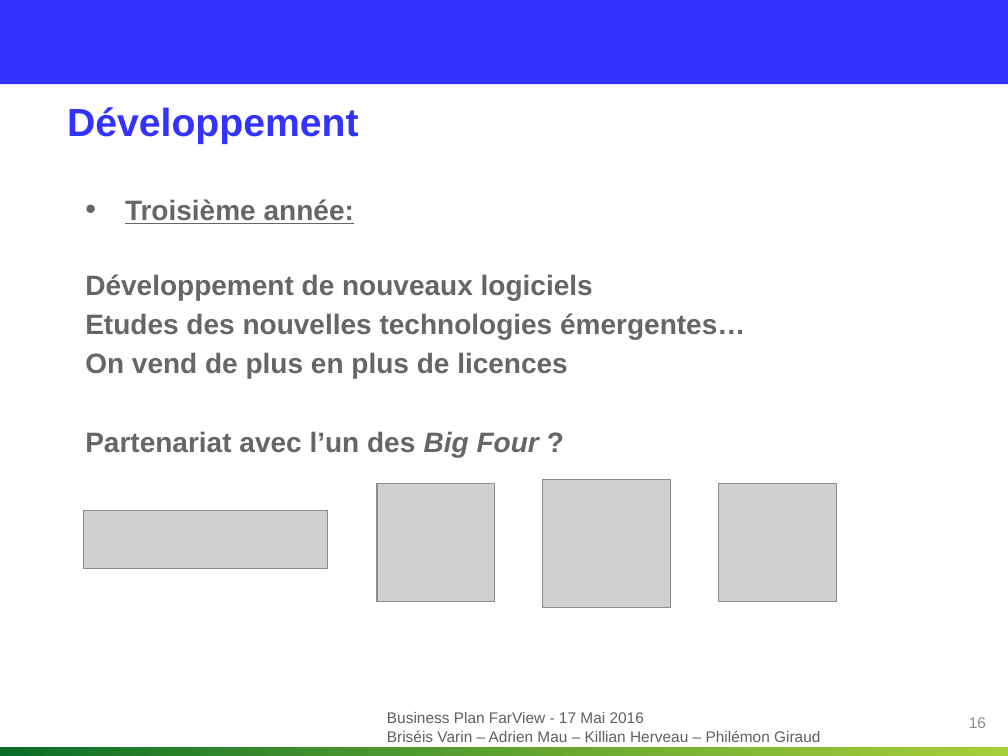
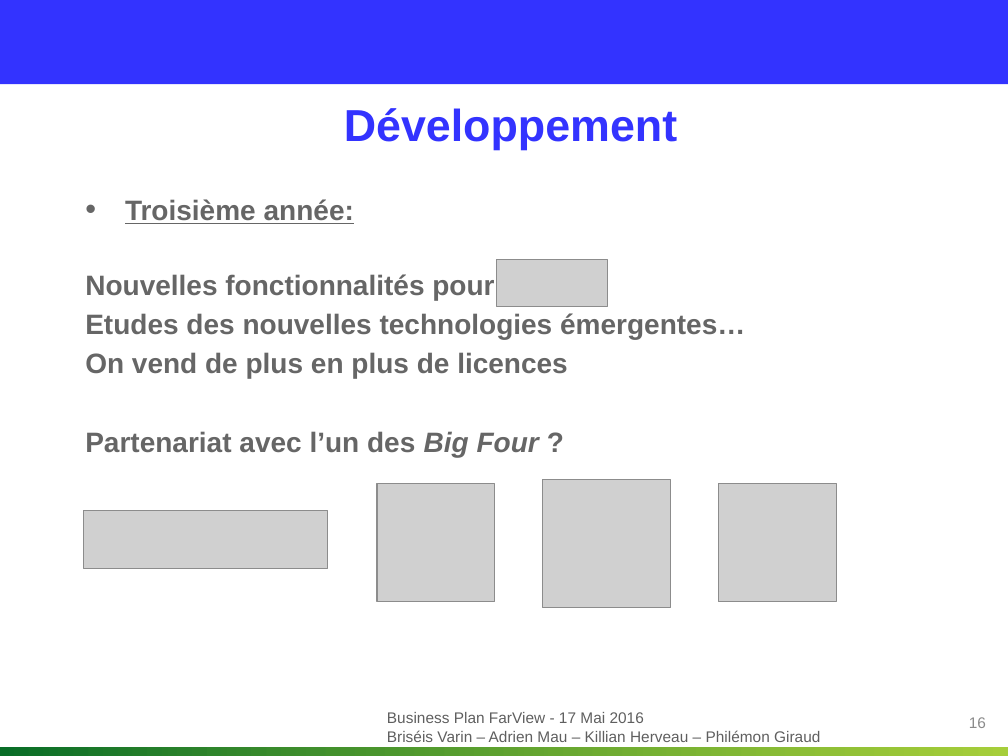
Before and after one commit to Killian-Herveau/PIMS, a slide deck: slide 16 of OppAffaire/Présentation orale/Présentation.pptx. Drawn at 1008x756 pixels with LibreOffice and Linux fonts; fonts in the diff are those of the drawing; grey boxes stand for pictures; background and template pictures are left out. Boxes give left, top, right and bottom in pixels: in the first picture for what was removed or moved away, otherwise in the second. Text is boxed around its words. In the diff, an @@ line names an element or a change of style, - is before the commit and + after.

```diff
--- a/OppAffaire/Présentation orale/Présentation.pptx
+++ b/OppAffaire/Présentation orale/Présentation.pptx
@@ title "Développement" at (344,108,677,150): size 28 to 32 pt; alignment left to centre @@
@@ picture added at (496,259,607,306) @@
@@ text at (85,274,494,300): text changed @@
-Développement de nouveaux logiciels
+Nouvelles fonctionnalités pour
```
Also in this commit, not shown: 8 other slides changed, 1 other file.
